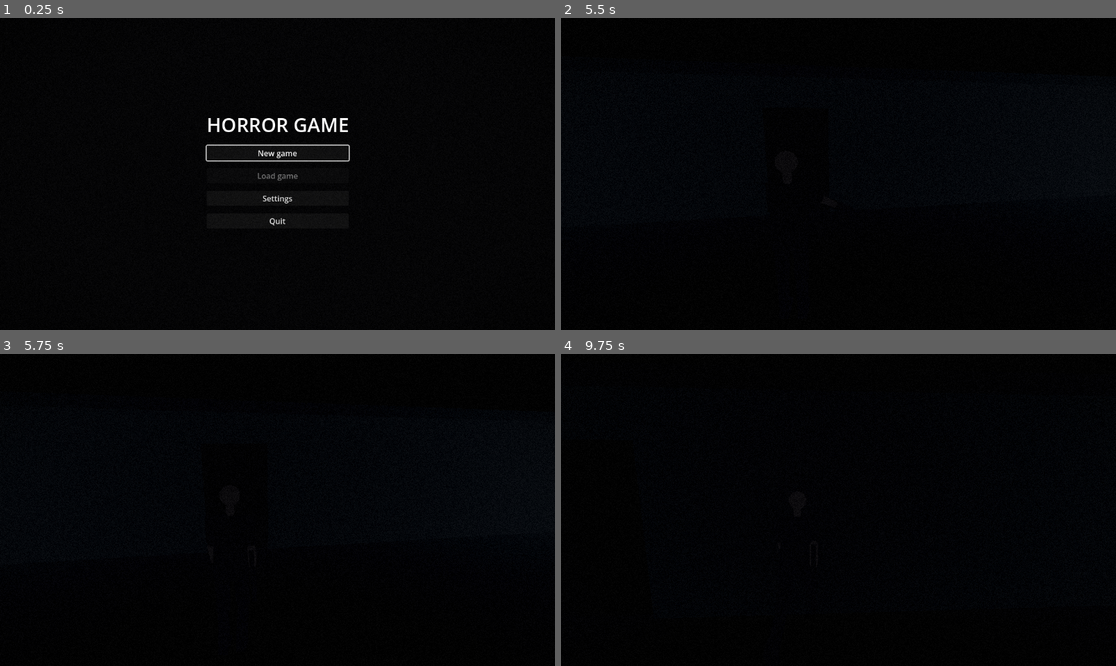
Above: before the commit, frames 1-4 (two rows, left to right).
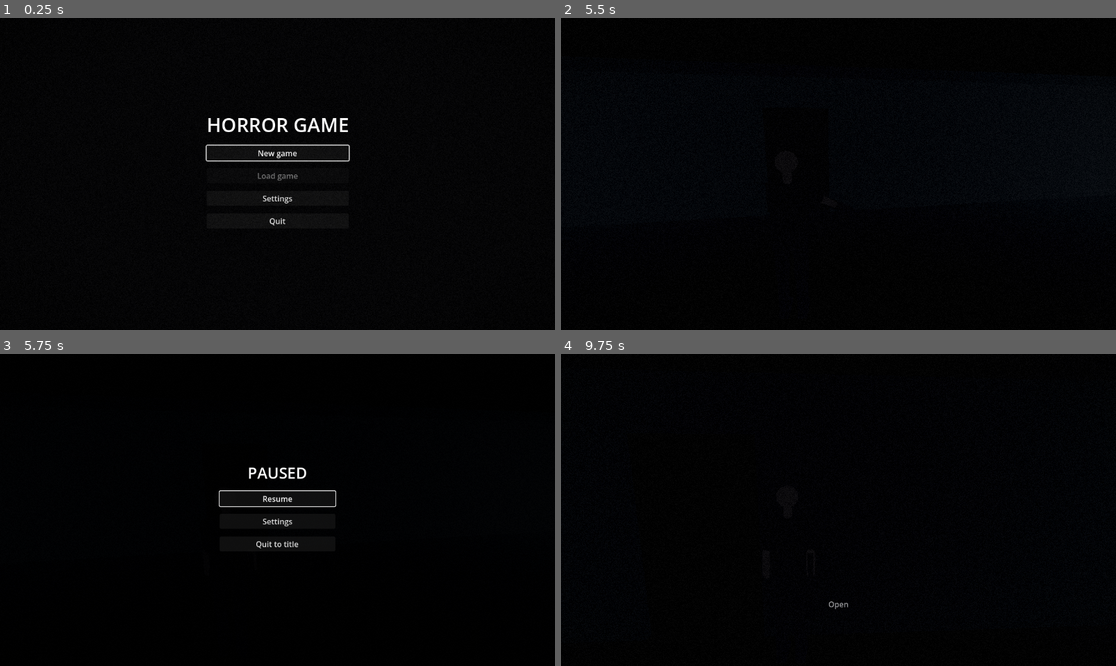
Above: after the commit, the same moments.

Repository: Tarekun/horrorgioco2
Game: Godot game, scene res://scenes/main.tscn
Two runs of this game, one before a commit and one after it. Both use one fixed random seed, a clock stepped at 60 frames per second and the inputs below. Sound files missing from this copy of the repository are replaced by a short silence.
Inputs (mouse positions are in pixels of both pictures, inside the frame that each line leads up to):
- Up to frame 1 (0.25 s): no input
- Up to frame 2 (5.5 s): click "Settings" at 0.5 s; click "New game" at 1.25 s; tap Enter at 2, 5 s; move the mouse to (866, 174) at 2.02 s; hold W (move_forward) from 2.03 s (still down); click (866, 174) at 2.1 s; move the mouse to (810, 174) at 2.77 s; tap Space (dodge) at 2.85, 4.25 s; click (810, 174) at 2.92 s; move the mouse to (849, 167) at 3.52 s; hold F (flashlight) 3.53-4.28 s; click (849, 167) at 3.67 s; move the mouse to (832, 180) at 4.27 s; tap E (interact) at 4.35 s; click (832, 180) at 4.42 s; move the mouse to (877, 177) at 5.02 s; tap Down (look_down) at 5.1 s; click (877, 177) at 5.17 s
- Up to frame 3 (5.75 s): keep holding W (move_forward); tap Escape (pause) at 5.65 s
- Up to frame 4 (9.75 s): release W (move_forward) at 5.75 s; click (838, 497) at 5.75 s, where only the run after the commit has a clickable "Resume"; tap Space (dodge) at 6.5, 8 s; move the mouse to (794, 506) at 6.52 s; hold W (move_forward) 6.53-8.03 s; tap Left (look_left) at 6.6 s; click (794, 506) at 6.67 s; tap Enter at 7.25 s; move the mouse to (844, 510) at 7.27 s; tap Right (look_right) at 7.35 s; click (844, 510) at 7.42 s; move the mouse to (816, 503) at 8.02 s; hold D (move_right) 8.03-8.78 s; tap Up (look_up) at 8.1 s; click (816, 503) at 8.17 s; move the mouse to (866, 510) at 8.77 s; hold Shift (sprint) 8.78-9.53 s; hold W (move_forward) from 8.78 s (still down); click (866, 510) at 8.92 s; move the mouse to (810, 510) at 9.52 s; tap Alt at 9.6 s; click (810, 510) at 9.67 s

Frames 1-2 are identical in both runs. In frame 3, 0.7% of the frame differs, in the area x 39-61%, y 36-63%; in frame 4, less than 0.1%.

Commit message:
Add the pause menu (#85)
Co-Authored-By: Claude Sonnet 5.5 <noreply@anthropic.com>

Diff:
--- a/scenes/main.tscn
+++ b/scenes/main.tscn
@@ -1,7 +1,8 @@
-[gd_scene load_steps=3 format=3]
+[gd_scene load_steps=4 format=3]
 
 [ext_resource type="Script" path="res://scripts/main.gd" id="1"]
 [ext_resource type="PackedScene" path="res://scenes/effects/post_process.tscn" id="2"]
+[ext_resource type="PackedScene" path="res://scenes/ui/pause_menu.tscn" id="3"]
 
 [node name="Main" type="Node" node_paths=PackedStringArray("screen_host")]
 script = ExtResource("1")
@@ -10,3 +11,5 @@
 [node name="ScreenHost" type="Node" parent="."]
 
 [node name="PostProcess" parent="." instance=ExtResource("2")]
+
+[node name="PauseMenu" parent="." instance=ExtResource("3")]
--- /dev/null
+++ b/scenes/ui/pause_menu.tscn
@@ -0,0 +1,52 @@
+[gd_scene load_steps=2 format=3]
+
+[ext_resource type="Script" path="res://scripts/ui/pause_menu.gd" id="1"]
+
+[node name="PauseMenu" type="CanvasLayer" node_paths=PackedStringArray("panel", "resume_button", "settings_button", "quit_button")]
+process_mode = 3
+layer = 20
+script = ExtResource("1")
+panel = NodePath("Panel")
+resume_button = NodePath("Panel/Menu/ResumeButton")
+settings_button = NodePath("Panel/Menu/SettingsButton")
+quit_button = NodePath("Panel/Menu/QuitButton")
+
+[node name="Panel" type="ColorRect" parent="."]
+anchors_preset = 15
+anchor_right = 1.0
+anchor_bottom = 1.0
+grow_horizontal = 2
+grow_vertical = 2
+color = Color(0, 0, 0, 0.7)
+
+[node name="Menu" type="VBoxContainer" parent="Panel"]
+anchors_preset = 8
+anchor_left = 0.5
+anchor_top = 0.5
+anchor_right = 0.5
+anchor_bottom = 0.5
+offset_left = -120.0
+offset_top = -100.0
+offset_right = 120.0
+offset_bottom = 100.0
+grow_horizontal = 2
+grow_vertical = 2
+theme_override_constants/separation = 16
+
+[node name="Title" type="Label" parent="Panel/Menu"]
+layout_mode = 2
+theme_override_font_sizes/font_size = 32
+text = "PAUSED"
+horizontal_alignment = 1
+
+[node name="ResumeButton" type="Button" parent="Panel/Menu"]
+layout_mode = 2
+text = "Resume"
+
+[node name="SettingsButton" type="Button" parent="Panel/Menu"]
+layout_mode = 2
+text = "Settings"
+
+[node name="QuitButton" type="Button" parent="Panel/Menu"]
+layout_mode = 2
+text = "Quit to title"
--- a/scripts/player/camera_controller.gd
+++ b/scripts/player/camera_controller.gd
@@ -11,10 +11,15 @@
 ## inherit the player's rotation.
 ##
 ## The mouse is captured while the game runs and released with the `pause`
-## action; a click captures it again.
+## action; a click captures it again. Every camera is in the `mouse_look` group,
+## so a screen that releases the mouse (the pause menu) can hand it back with
+## `call_group(&"mouse_look", &"capture_mouse")`.
 
 class_name CameraController
 extends Node3D
+
+## Name of the group every camera joins (see the class comment).
+const MOUSE_LOOK_GROUP: StringName = &"mouse_look"
 
 ## Arm length from the shoulder pivot to the camera.
 @export var arm_length: float = 2.2
@@ -54,6 +59,7 @@
 
 func _ready() -> void:
 	top_level = true
+	add_to_group(MOUSE_LOOK_GROUP)
 
 	if spring_arm:
 		spring_arm.spring_length = arm_length
@@ -109,6 +115,16 @@
 	return Vector2(random_x, random_y) * amplitude * falloff
 
 
+## Captures the mouse so it turns the camera.
+func capture_mouse() -> void:
+	_set_mouse_captured(true)
+
+
+## Whether the mouse is captured and turns the camera.
+func is_mouse_captured() -> bool:
+	return _is_mouse_captured
+
+
 ## Returns the current camera yaw in radians.
 func get_camera_yaw() -> float:
 	return deg_to_rad(_camera_yaw)
--- /dev/null
+++ b/scripts/ui/pause_menu.gd
@@ -0,0 +1,82 @@
+## The in-game pause menu: Resume, Settings and Quit to title.
+##
+## The `pause` action opens it while playing and closes it again. Opening
+## pauses the tree and releases the mouse; closing captures the mouse again.
+## It never opens over another screen that pauses the game (the inventory, the
+## game over screen): any of them leaves the tree paused, which is what it
+## checks. Any change of GameFlow state, such as leaving for the title, closes
+## it.
+
+class_name PauseMenu
+extends CanvasLayer
+
+## Emitted when Settings is pressed; the settings screen (#86) listens.
+signal settings_requested
+
+## The container shown and hidden with the menu.
+@export var panel: Control
+
+@export var resume_button: Button
+@export var settings_button: Button
+@export var quit_button: Button
+
+var is_open: bool = false
+
+
+func _ready() -> void:
+	# Keep running while the tree is paused, so the menu can close itself.
+	process_mode = Node.PROCESS_MODE_ALWAYS
+	panel.visible = false
+	resume_button.pressed.connect(close)
+	settings_button.pressed.connect(settings_requested.emit)
+	quit_button.pressed.connect(GameFlow.go_to_title)
+	GameFlow.state_changed.connect(_on_state_changed)
+
+
+func _unhandled_input(event: InputEvent) -> void:
+	if not (event.is_action_pressed(&"pause") or event.is_action_pressed(&"ui_cancel")):
+		return
+	if is_open:
+		close()
+	elif event.is_action_pressed(&"pause") and can_open():
+		open()
+	else:
+		return
+	get_viewport().set_input_as_handled()
+
+
+## Whether the menu may open now: during play, and not over a screen that
+## already paused the game.
+func can_open() -> bool:
+	return GameFlow.state == GameFlow.State.PLAYING and not get_tree().paused
+
+
+## Pauses the game and shows the menu. Does nothing if it can't open.
+func open() -> void:
+	if is_open or not can_open():
+		return
+	is_open = true
+	panel.visible = true
+	get_tree().paused = true
+	Input.set_mouse_mode(Input.MOUSE_MODE_VISIBLE)
+	resume_button.grab_focus()
+
+
+## Hides the menu, resumes the game and captures the mouse again.
+func close() -> void:
+	if not is_open:
+		return
+	_hide()
+	get_tree().paused = false
+	Input.set_mouse_mode(Input.MOUSE_MODE_CAPTURED)
+	# The camera only turns with the mouse once it knows it is captured.
+	get_tree().call_group(CameraController.MOUSE_LOOK_GROUP, &"capture_mouse")
+
+
+func _hide() -> void:
+	is_open = false
+	panel.visible = false
+
+
+func _on_state_changed(_new_state: int) -> void:
+	_hide()
--- /dev/null
+++ b/tests/ui/test_pause_menu.gd
@@ -0,0 +1,119 @@
+extends GutTest
+
+const MENU_SCENE: PackedScene = preload("res://scenes/ui/pause_menu.tscn")
+const MAIN_SCENE: PackedScene = preload("res://scenes/main.tscn")
+
+var _menu: PauseMenu
+var _main: Node
+var _camera: CameraController
+
+
+func before_each() -> void:
+	# The real GameFlow with a stub level, so a game is "playing" cheaply.
+	var level := Node.new()
+	var scene := PackedScene.new()
+	scene.pack(level)
+	level.free()
+	GameFlow.start_level_scene = scene
+	_main = MAIN_SCENE.instantiate()
+	add_child_autofree(_main)
+	_menu = _main.get_node("PauseMenu") as PauseMenu
+	_camera = CameraController.new()
+	_main.add_child(_camera)
+	GameFlow.start_new_game()
+
+
+func after_each() -> void:
+	get_tree().paused = false
+	GameFlow.start_level_scene = load(GameFlow.START_LEVEL_PATH)
+	Input.set_mouse_mode(Input.MOUSE_MODE_VISIBLE)
+
+
+func _press(action: StringName) -> void:
+	var event := InputEventAction.new()
+	event.action = action
+	event.pressed = true
+	_menu._unhandled_input(event)
+
+
+func test_is_hidden_and_the_game_runs_at_first() -> void:
+	assert_false(_menu.panel.visible)
+	assert_false(get_tree().paused)
+
+
+func test_pause_opens_it_pauses_and_releases_the_mouse() -> void:
+	Input.set_mouse_mode(Input.MOUSE_MODE_CAPTURED)
+	_press(&"pause")
+	assert_true(_menu.is_open)
+	assert_true(_menu.panel.visible)
+	assert_true(get_tree().paused)
+	assert_true(_menu.resume_button.has_focus())
+
+
+func test_pause_again_resumes_and_captures_the_mouse() -> void:
+	_press(&"pause")
+	# The camera also sees the pause press and lets go of the mouse.
+	var pause := InputEventAction.new()
+	pause.action = &"pause"
+	pause.pressed = true
+	_camera._unhandled_input(pause)
+	assert_false(_camera.is_mouse_captured())
+	_press(&"pause")
+	assert_false(_menu.is_open)
+	assert_false(_menu.panel.visible)
+	assert_false(get_tree().paused)
+
+	assert_true(_camera.is_mouse_captured())
+
+
+func test_resume_button_resumes() -> void:
+	_menu.open()
+	_menu.resume_button.pressed.emit()
+	assert_false(get_tree().paused)
+	assert_true(_camera.is_mouse_captured())
+
+
+func test_cancel_closes_it_but_does_not_open_it() -> void:
+	_press(&"ui_cancel")
+	assert_false(_menu.is_open)
+	_menu.open()
+	_press(&"ui_cancel")
+	assert_false(_menu.is_open)
+
+
+func test_cannot_open_over_another_pausing_screen() -> void:
+	get_tree().paused = true  # the inventory, say
+	_press(&"pause")
+	assert_false(_menu.is_open)
+	assert_false(_menu.panel.visible)
+
+
+func test_cannot_open_over_game_over() -> void:
+	GameFlow.enter_game_over()
+	get_tree().paused = true
+	_press(&"pause")
+	assert_false(_menu.is_open)
+
+
+func test_cannot_open_on_the_title_screen() -> void:
+	GameFlow.go_to_title()
+	_press(&"pause")
+	assert_false(_menu.is_open)
+	assert_false(get_tree().paused)
+
+
+func test_settings_announces_the_request() -> void:
+	watch_signals(_menu)
+	_menu.open()
+	_menu.settings_button.pressed.emit()
+	assert_signal_emitted(_menu, "settings_requested")
+
+
+func test_quit_to_title_unpauses_and_closes() -> void:
+	_menu.open()
+	_menu.quit_button.pressed.emit()
+	assert_false(_menu.is_open)
+	assert_false(_menu.panel.visible)
+	assert_false(get_tree().paused)
+	assert_eq(GameFlow.state, GameFlow.State.TITLE)
+	assert_eq(Input.mouse_mode, Input.MOUSE_MODE_VISIBLE)
Not shown, added: scripts/ui/pause_menu.gd.uid
Not shown, added: tests/ui/test_pause_menu.gd.uid
